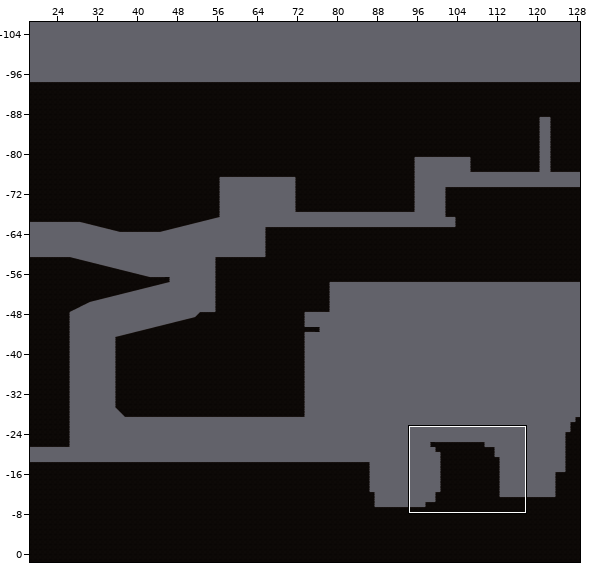
Tiled map, stored at Assets/Tiled/Level1TileMap/map1-2-1.tmx. Above: a wide view before the commit, with the close-up outlined.
Close-up. Before:
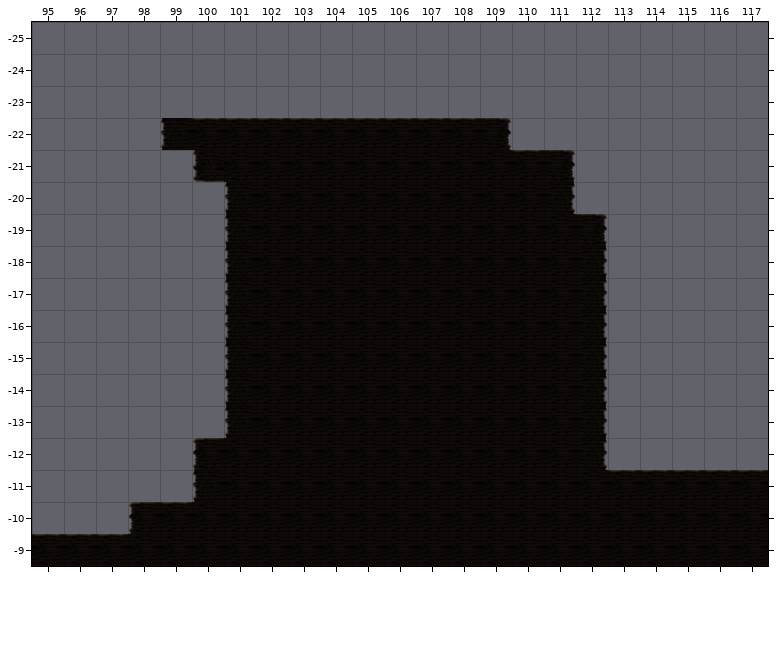
Cells are 256x256 px. Shown: x 95..117, y -25..-9.
The result:
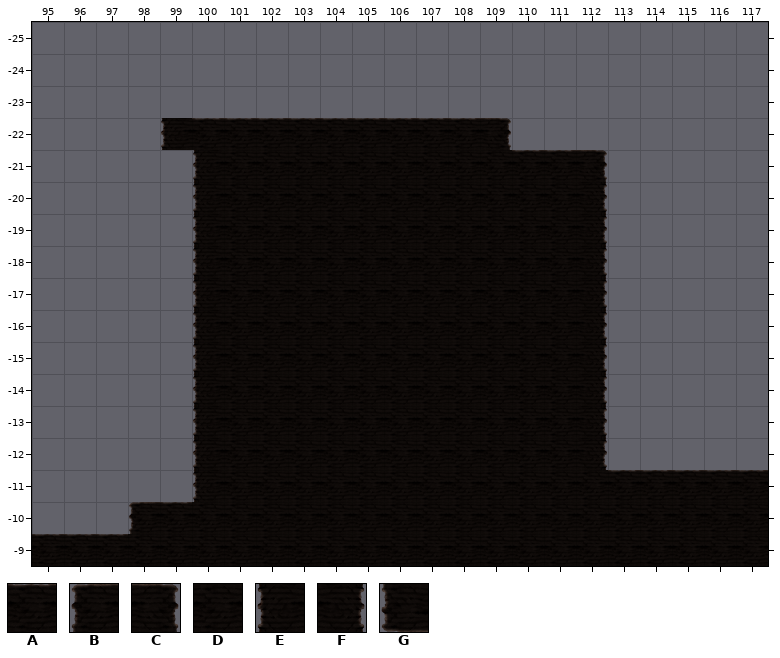
Key: from "Level1 Tileset": A 0, B 1, C 2, D 8, E 9, F 10, G 17.
_ is an empty cell.
Diff:
Layer "ground":
y -21: x 100 G -> E; x 111..112 C_ -> AC
y -20: x 100..101 _E -> ED; x 111..112 F_ -> DF
y -19: x 100..101 _E -> ED; x 112 C -> F
y -18..-13: x 100..101 _E -> ED
y -12: x 100 B -> E
